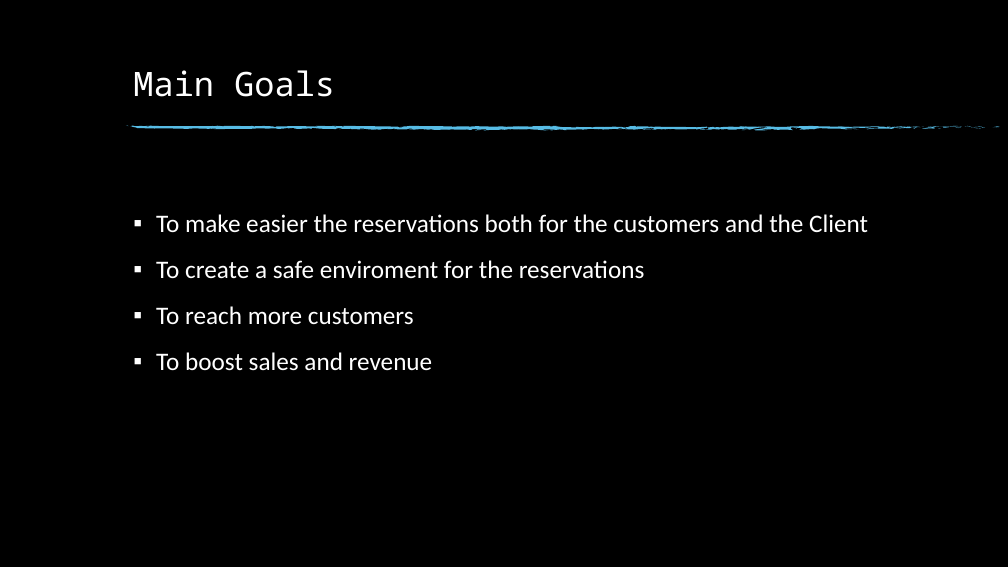
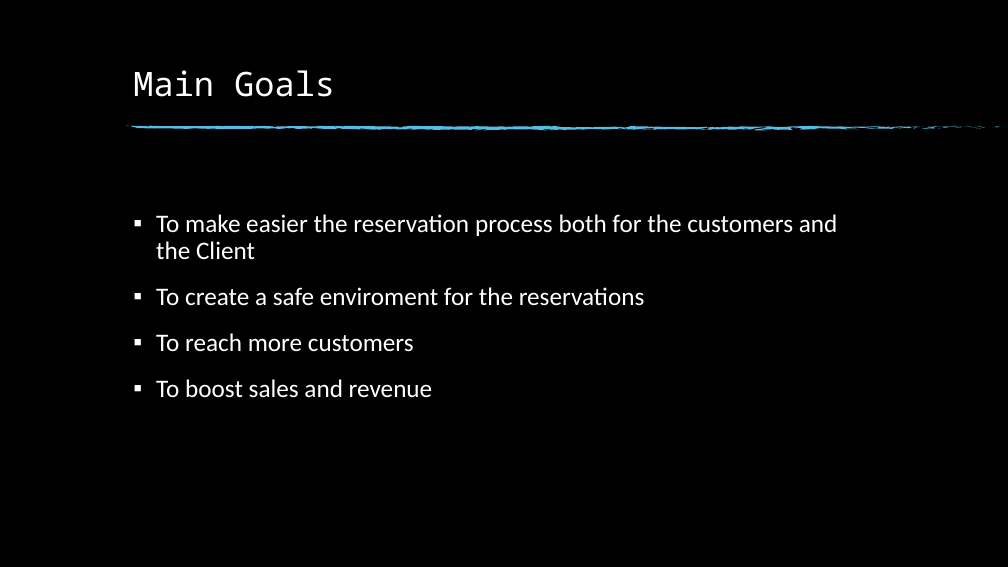
Before and after one commit to Kormos03/IKT_KormosProjekt, a slide deck: slide 2 of szoftver_vedes_bemutato_kormos.pptx. Drawn at 1008x567 pixels with LibreOffice and Linux fonts; fonts in the diff are those of the drawing; background and template pictures are left out. Boxes give left, top, right and bottom in pixels: in the first picture for what was removed or moved away, otherwise in the second. Text is boxed around its words. In the diff, an @@ line names an element or a change of style, - is before the commit and + after.

```diff
--- a/szoftver_vedes_bemutato_kormos.pptx
+++ b/szoftver_vedes_bemutato_kormos.pptx
@@ text at bbox=[156, 214, 838, 259]: text changed @@
-▪ To make easier the reservations both for the customers and the Client
+▪ To make easier the reservation process both for the customers and the Client
```
Also in this commit, not shown: 18 other files.
